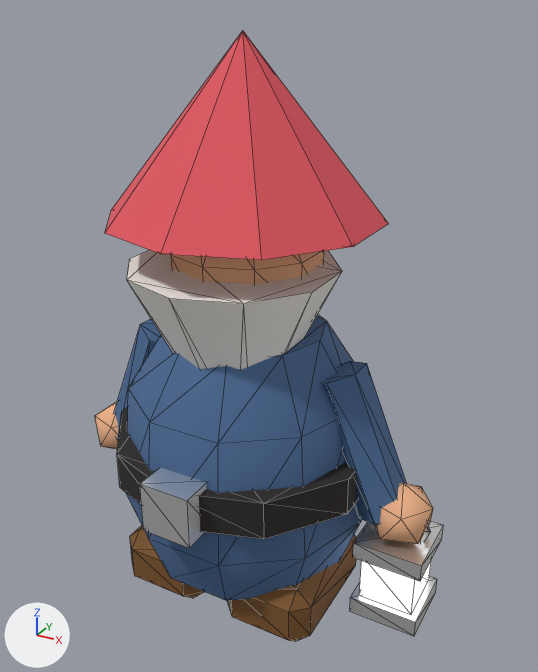
One commit to the glTF model public/models/gnome.glb: the scene before it, then after it.
Both versions are drawn from a 50 mm lens placed at (0.301, -0.507, 0.265), pointed at (0.016, 0.011, 0.005). Lighting does not change. The marker at lower left points along +X, +Y and +Z. The older version comes first. Mesh edges are drawn as thin lines. Vertices at exactly the same position are counted once.

Names of what the first picture shows: 'Gnome'.
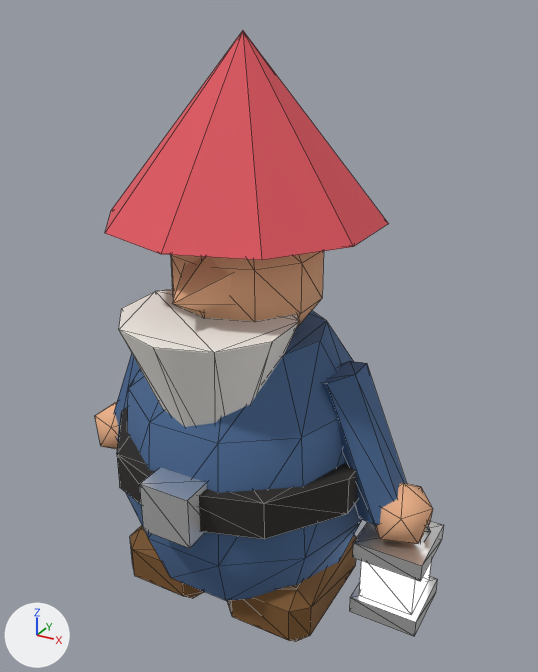
Where the newer file only moved an object's origin or applied its transform, the numbers keep the older frame.

Boxes (x1, y1, x2, y2) around the edits, measured in the pictures (538 x 672 px; the box of a moved part takes in the faces that stretch with it):
part 1 of me_gnome, moved or reshaped (not visible before)
    after: (172, 257, 232, 312)
part 2 of me_gnome, added
    after: (119, 289, 300, 427)
part 3 of me_gnome, deleted
    before: (127, 250, 342, 370)

Edits to the bpy script that builds the scene:
```text
Change me_gnome:
    where me_gnome.from_pydata(...)  # 292 vertices, 520 faces; spans x -0.178..0.178, y -0.126..0.126, z -0.25..0.25
    used by ob_gnome; location = (0.0, 0.0, 0.0)
    me_gnome part 1: the loose piece of 7 vertices spanning x -0.024..0.021, y -0.087..-0.037, z 0.034..0.086 is moved by (0.0, -0.014, 0.01)
    me_gnome part 2: a new loose piece, a 10-sided cut cone along z (radius 0.024 at the low end, 0.072 at the high end) spanning x -0.07..0.067, y -0.126..0.018, z -0.075..0.045, in mat_ftn_prop
    me_gnome part 3: the loose piece of 20 vertices spanning x -0.085..0.082, y -0.104..0.072, z -0.065..0.075 is deleted
```
